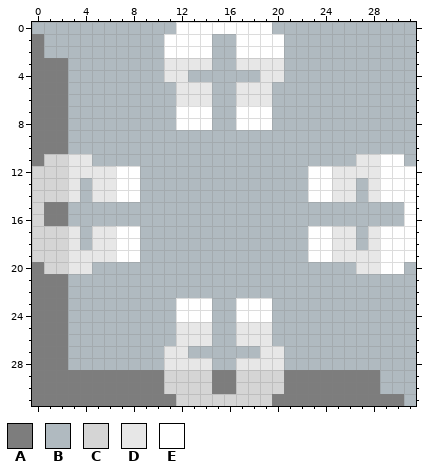
File history of a pixel-art sprite, core/assets-raw/sprites/blocks/turrets/bases/block-4.png. Above, as it was before the edit.
The file is 32x32 pixels.
Palette (. is transparent): A #7d7d7d  B #b0bac0  C #d5d5d5  D #e7e7e7  E #ffffff
Once edited:
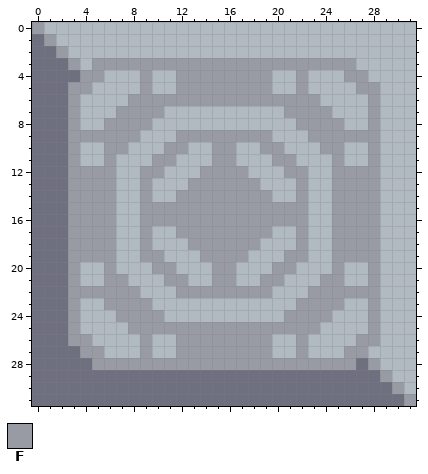
Colours new in this view: F #989aa4
The edit:
colour A: #7d7d7d -> #6e7080
y 0: x 0 B -> F; x 12..19 EEEEEEEE -> BBBBBBBB
y 1: x 1 B -> F; x 11..14 EEEE -> BBBB; x 17..20 EEEE -> BBBB
y 2: x 1..2 BB -> AF; x 11..14 EEEE -> BBBB; x 17..20 EEEE -> BBBB
y 3: x 3 B -> F; x 5..26 BBBBBBDDDDBBDDDDBBBBBB -> FFFFFFFFFFFFFFFFFFFFFF
y 4: x 3..5 BBB -> AFF; x 9 B -> F; x 11..20 DDBBBBBBDD -> BFFFFFFFFB; x 22 B -> F; x 26..27 BB -> FF
y 5: x 3..4 BB -> FF; x 9 B -> F; x 12..19 DDDBBDDD -> FFFFFFFF; x 22 B -> F; x 27..28 BB -> FF
y 6: x 3 B -> F; x 8..23 BBBBDDDBBDDDBBBB -> FFFFFFFFFFFFFFFF; x 28 B -> F
y 7: x 3 B -> F; x 7..10 BBBB -> FFFF; x 12..14 EEE -> BBB; x 17..19 EEE -> BBB; x 21..24 BBBB -> FFFF; x 28 B -> F
y 8: x 3 B -> F; x 6..9 BBBB -> FFFF; x 12..14 EEE -> BBB; x 17..19 EEE -> BBB; x 22..25 BBBB -> FFFF; x 28 B -> F
y 9: x 3..8 BBBBBB -> FFFFFF; x 12..19 BBBBBBBB -> FFFFFFFF; x 23..28 BBBBBB -> FFFFFF
y 10: x 3 B -> F; x 6..7 BB -> FF; x 11..12 BB -> FF; x 15..16 BB -> FF; x 19..20 BB -> FF; x 24..25 BB -> FF; x 28 B -> F
y 11: x 1..4 CCDD -> AAFB; x 6 B -> F; x 10..11 BB -> FF; x 15..16 BB -> FF; x 20..21 BB -> FF; x 25 B -> F; x 27..30 DDEE -> BFBB
y 12: x 0..10 CCCDDDDEEBB -> AAAFFFFBBFF; x 14..17 BBBB -> FFFF; x 21..31 BBEEDDDDEEE -> FFBBFFFFBBB
y 13: x 0..9 CCCDBDDEEB -> AAAFFFFBBF; x 13..18 BBBBBB -> FFFFFF; x 22..31 BEEDDBDEEE -> FBBFFFFBBB
y 14: x 0..9 CCCDBDDEEB -> AAAFFFFBBF; x 12..19 BBBBBBBB -> FFFFFFFF; x 22..31 BEEDDBDEEE -> FBBFFFFBBB
y 15..16: x 0 C -> A; x 3..6 BBBB -> FFFF; x 9..22 BBBBBBBBBBBBBB -> FFFFFFFFFFFFFF; x 25..28 BBBB -> FFFF; x 31 E -> B
y 17: x 0..9 CCCDBDDEEB -> AAAFFFFBBF; x 12..19 BBBBBBBB -> FFFFFFFF; x 22..31 BEEDDBDEEE -> FBBFFFFBBB
y 18: x 0..9 CCCDBDDEEB -> AAAFFFFBBF; x 13..18 BBBBBB -> FFFFFF; x 22..31 BEEDDBDEEE -> FBBFFFFBBB
y 19: x 0..10 CCCDDDDEEBB -> AAAFFFFBBFF; x 14..17 BBBB -> FFFF; x 21..31 BBEEDDDDEEE -> FFBBFFFFBBB
y 20: x 1..4 CCDD -> AAFB; x 6 B -> F; x 10..11 BB -> FF; x 15..16 BB -> FF; x 20..21 BB -> FF; x 25 B -> F; x 27..30 DDEE -> BFBB
y 21: x 3 B -> F; x 6..7 BB -> FF; x 11..12 BB -> FF; x 15..16 BB -> FF; x 19..20 BB -> FF; x 24..25 BB -> FF; x 28 B -> F
y 22: x 3..8 BBBBBB -> FFFFFF; x 12..19 BBBBBBBB -> FFFFFFFF; x 23..28 BBBBBB -> FFFFFF
y 23: x 3 B -> F; x 6..9 BBBB -> FFFF; x 12..14 EEE -> BBB; x 17..19 EEE -> BBB; x 22..25 BBBB -> FFFF; x 28 B -> F
y 24: x 3 B -> F; x 7..10 BBBB -> FFFF; x 12..14 EEE -> BBB; x 17..19 EEE -> BBB; x 21..24 BBBB -> FFFF; x 28 B -> F
y 25: x 3 B -> F; x 8..23 BBBBDDDBBDDDBBBB -> FFFFFFFFFFFFFFFF; x 28 B -> F
y 26: x 3..4 BB -> FF; x 9 B -> F; x 12..19 DDDBBDDD -> FFFFFFFF; x 22 B -> F; x 27..28 BB -> FF
y 27: x 3..5 BBB -> AFF; x 9 B -> F; x 11..20 DDBBBBBBDD -> BFFFFFFFFB; x 22 B -> F; x 26..27 BB -> FF
y 28: x 3..28 BBBBBBBBDDDDBBDDDDBBBBBBBB -> AAFFFFFFFFFFFFFFFFFFFFFFAF
y 29: x 11..14 CCCC -> AAAA; x 17..20 CCCC -> AAAA; x 29 B -> F
y 30: x 11..14 CCCC -> AAAA; x 17..20 CCCC -> AAAA; x 29..30 BB -> AF
y 31: x 12..19 CCCCCCCC -> AAAAAAAA; x 31 B -> F
